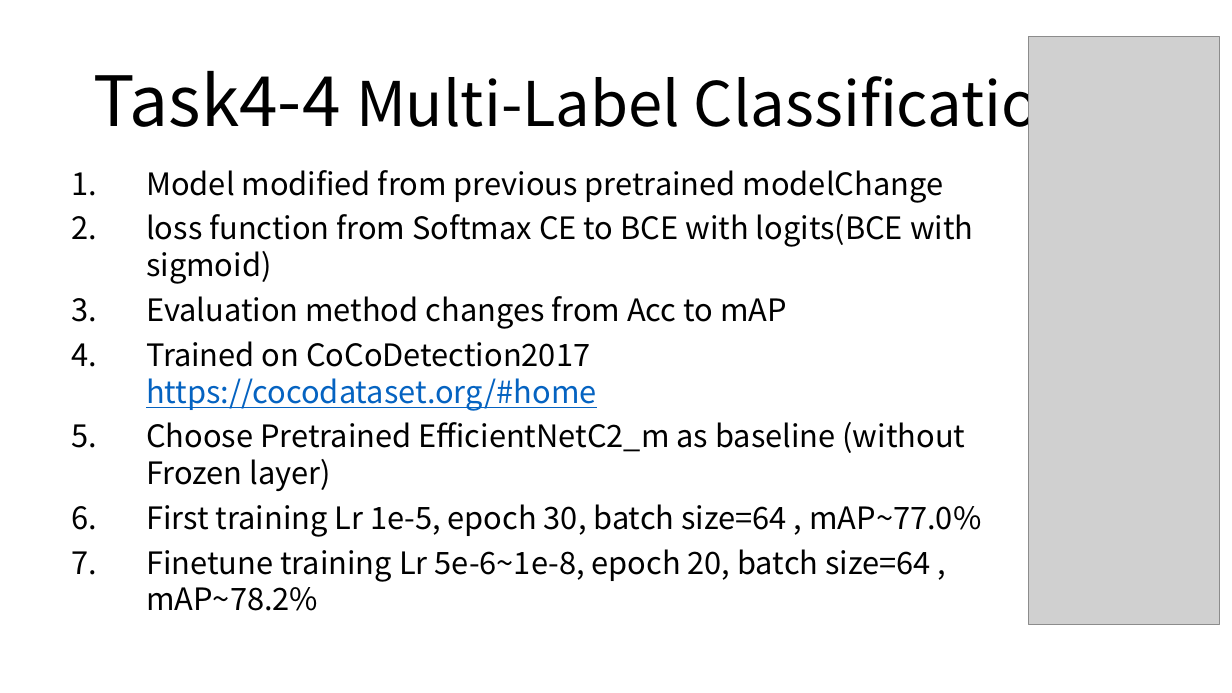
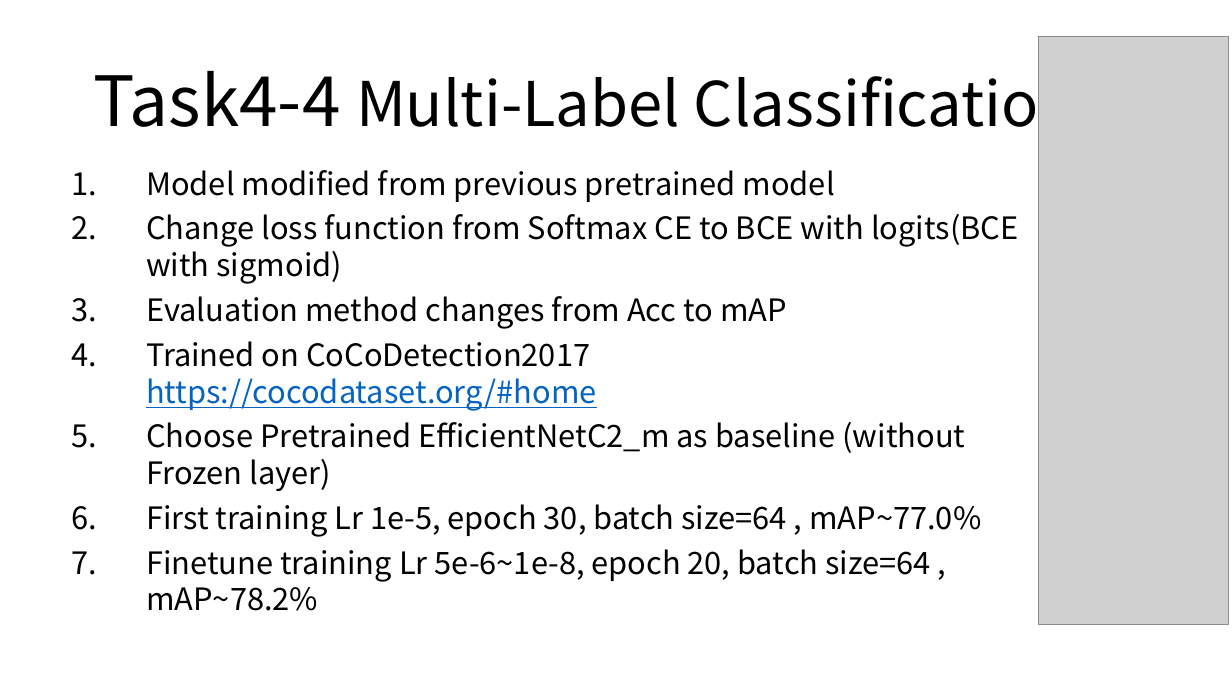
Before and after one commit to yanren1/DLFCCP_Task4, a slide deck: slide 10 of ties4911-task04-YanrenQu.pptx. Drawn at 1232x693 pixels with LibreOffice and Linux fonts; fonts in the diff are those of the drawing; grey boxes stand for pictures. Boxes give left, top, right and bottom in pixels: in the first picture for what was removed or moved away, otherwise in the second. Text is boxed around its words. In the diff, an @@ line names an element or a change of style, - is before the commit and + after.

```diff
--- a/ties4911-task04-YanrenQu.pptx
+++ b/ties4911-task04-YanrenQu.pptx
@@ picture: place and size @@
-picture at bbox=[1029, 37, 1219, 625]
+picture at bbox=[1039, 37, 1229, 625]
@@ text at bbox=[146, 170, 1018, 284]: spaces changed @@
-1. Model modified from previous pretrained modelChange
-2. loss function from Softmax CE to BCE with logits(BCE with sigmoid)
+1. Model modified from previous pretrained model
+2. Change loss function from Softmax CE to BCE with logits(BCE with sigmoid)
```
Also in this commit, not shown: 2 other slides changed, 1 other file.
